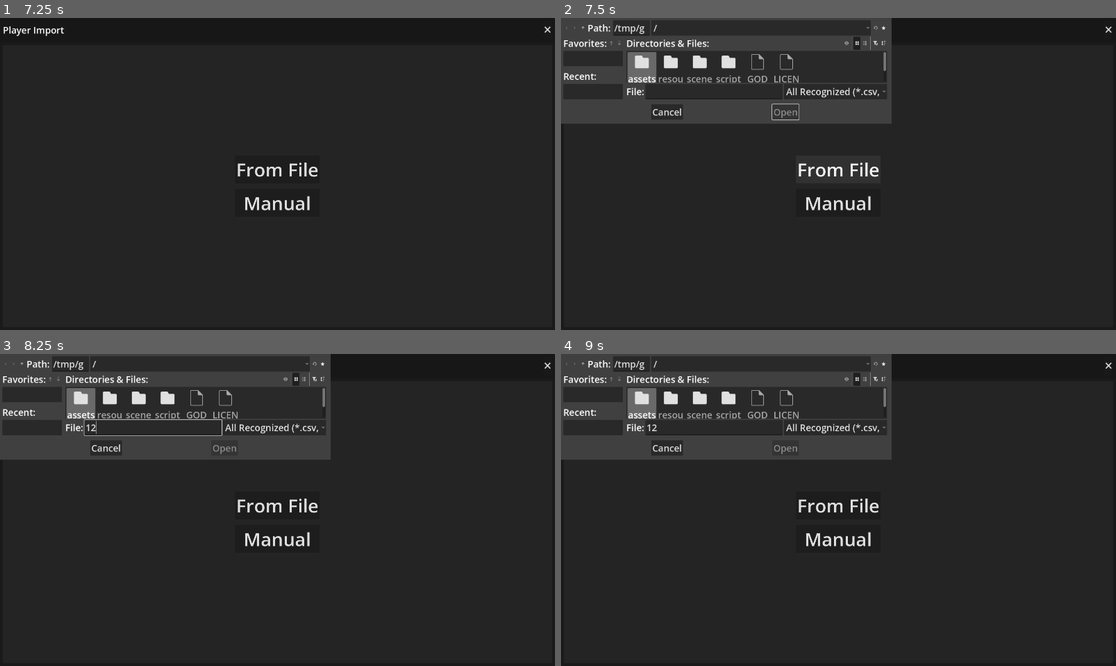
Above: before the commit, frames 1-4 (two rows, left to right).
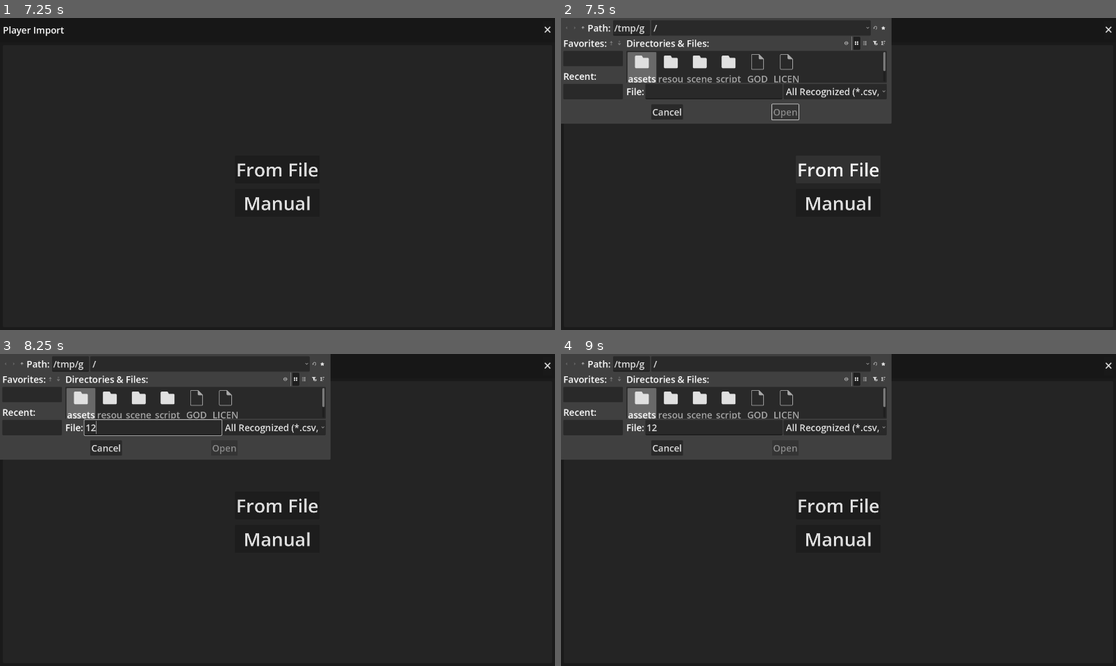
Above: after the commit, the same moments.

Repository: obloneon/customatch_tournament_maker
Game: Godot game, scene res://scenes/main.tscn
Two runs of this game, one before a commit and one after it. Both use one fixed random seed, a clock stepped at 60 frames per second and the inputs below.
Inputs (mouse positions are in pixels of both pictures, inside the frame that each line leads up to):
- Up to frame 1 (7.25 s): click "Start" at 0.5 s; click "New Tournament" at 1.25 s; click (466, 77) at 2.02 s; type "12" at 2.1 s; click (466, 102) at 2.25 s; type "12" at 2.33 s; click (466, 127) at 2.48 s; type "12" at 2.57 s; click (466, 149) at 2.77 s; type "Alex" at 2.85 s; click "Generate Next Round" at 3.5 s; click "Generate Next Round" at 4.25 s; click "←" at 5 s; click "🗙" at 5.75 s; click "New Tournament" at 6.5 s
- Up to frame 2 (7.5 s): click "From File" at 7.25 s
- Up to frame 3 (8.25 s): click (155, 428) at 8.02 s; type "12" at 8.1 s
- Up to frame 4 (9 s): click (577, 363) at 8.75 s

Frame 1 is identical in both runs. In frame 2, 0.2% of the frame differs, in the area x 37-59%, y 2-33%; in frame 3, 0.2%; in frame 4, 0.2%.

Commit message:
The update_tournament_settings function now behaves as intended

Diff:
--- a/scripts/main.gd
+++ b/scripts/main.gd
@@ -248,12 +248,38 @@
 
 
 func _update_tournament_settings(setting_edit: TournamentSettingsUIEdit) -> void:
-	var new_match_size = int(setting_edit.match_size_edit.text)
-	var new_station_count = int(setting_edit.station_count_edit.text)
-	var new_special_stations = int(setting_edit.special_stations_edit.text)
-	var new_special_station_name = setting_edit.special_station_name_edit.text
-	Global.tournament_settings.match_size = new_match_size
-	Global.tournament_settings.station_count = new_station_count
-	Global.tournament_settings.special_stations = new_special_stations
-	Global.tournament_settings.special_station_name = new_special_station_name
-	Global.tournament_settings.save()
+	var settings_changed := false
+	if setting_edit.match_size_edit.text != "":
+		Global.tournament_settings.match_size  = (
+			int(setting_edit.match_size_edit.text)
+		)
+		setting_edit.match_size_edit.placeholder_text = (
+			setting_edit.match_size_edit.text
+		)
+		settings_changed = true
+	if setting_edit.station_count_edit.text != "":
+		Global.tournament_settings.station_count = (
+			int(setting_edit.station_count_edit.text)
+		)
+		setting_edit.station_count_edit.placeholder_text = (
+			setting_edit.station_count_edit.text
+		)
+		settings_changed = true
+	if setting_edit.special_stations_edit.text != "":
+		Global.tournament_settings.special_stations = (
+			int(setting_edit.special_stations_edit.text)
+		)
+		setting_edit.special_stations_edit.placeholder_text = (
+			setting_edit.special_stations_edit.text
+		)
+		settings_changed = true
+	if setting_edit.special_station_name_edit.text != "":
+		Global.tournament_settings.special_station_name = (
+			setting_edit.special_station_name_edit.text
+		)
+		setting_edit.special_stations_name_edit.placeholder_text = (
+			setting_edit.special_stations_name_edit.text
+		)
+		settings_changed = true
+	if settings_changed:
+		Global.tournament_settings.save()
--- a/scripts/tournament_settings.gd
+++ b/scripts/tournament_settings.gd
@@ -32,14 +32,18 @@
 		print("Successfully saved tournament settings to " + SETTINGS_PATH)
 		return "OK"
 	else:
-		var error_message = "Failed to save tournament settings. Error:" + str(error)
+		var error_message = (
+			"Failed to save tournament settings. Error:" + error_string(error)
+		)
 		return error_message
 
 
 static func load_or_create() -> TournamentSettings:
 	var res: TournamentSettings
-	if FileAccess.file_exists(SETTINGS_PATH):
-		res = load(SETTINGS_PATH) as TournamentSettings
+	if ResourceLoader.exists(SETTINGS_PATH):
+		res = ResourceLoader.load(
+			SETTINGS_PATH, "TournamentSettings", ResourceLoader.CACHE_MODE_IGNORE
+		)
 	else:
 		res = TournamentSettings.new()
 		var settings_dir_path := SETTINGS_PATH.replacen("tournament_settings.tres", "")
